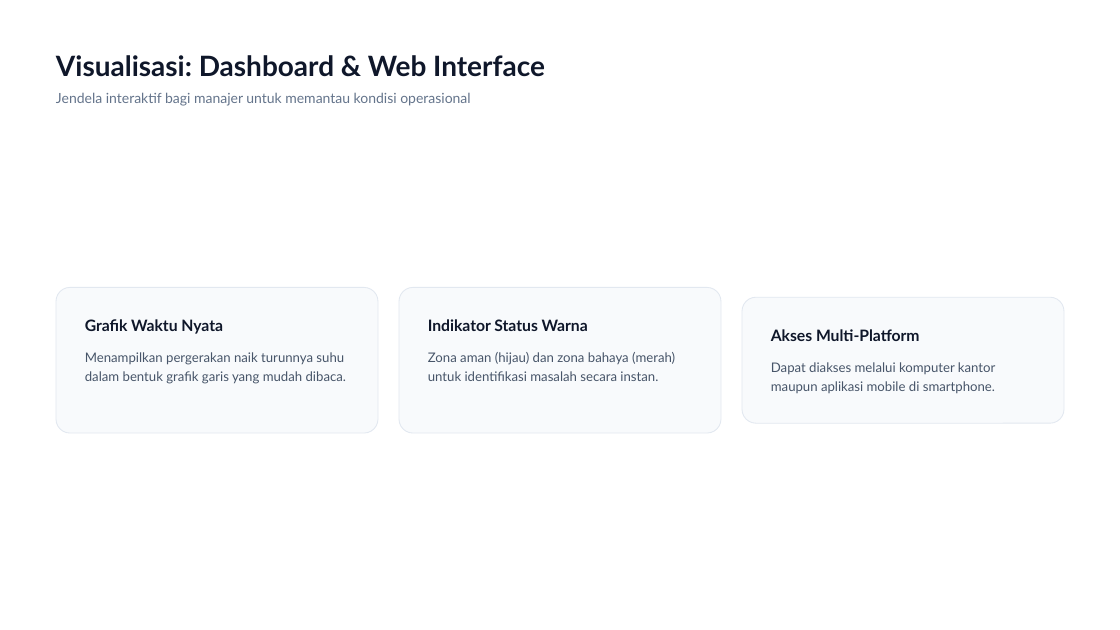
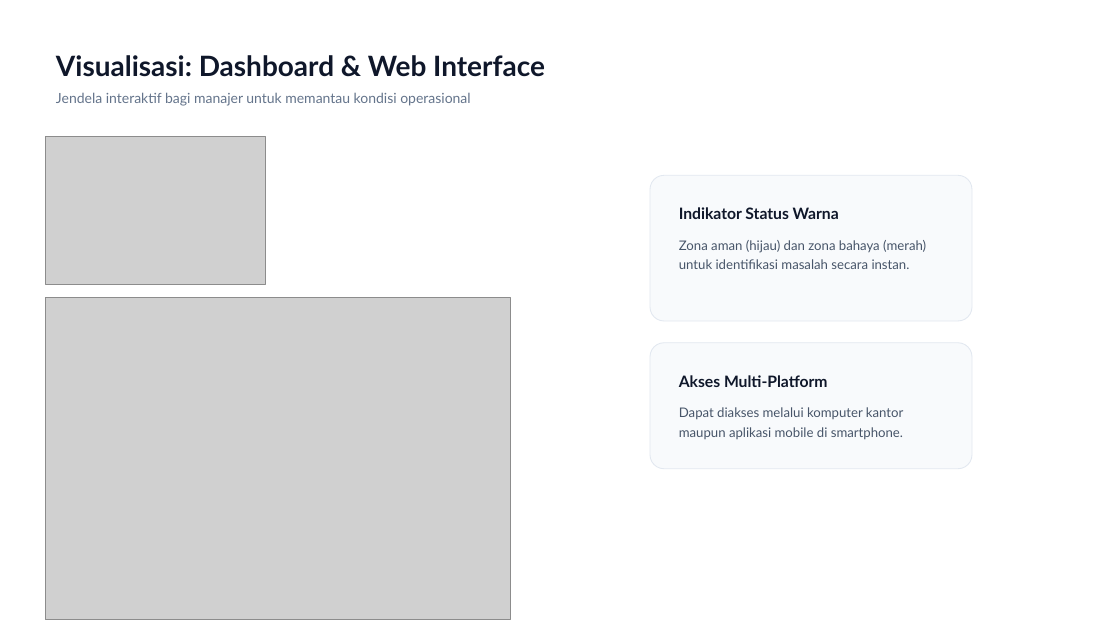
Before and after one commit to dendie851/iot-monitor-temperatur, a slide deck: slide 15 of slide-presentasi/IoT-untuk-Bisnis-Dari-Sensor-Menuju-Keputusan-Strategis.pptx. Drawn at 1120x630 pixels with LibreOffice and Linux fonts; fonts in the diff are those of the drawing; grey boxes stand for pictures. Boxes give left, top, right and bottom in pixels: in the first picture for what was removed or moved away, otherwise in the second. Text is boxed around its words. In the diff, an @@ line names an element or a change of style, - is before the commit and + after.

```diff
--- a/slide-presentasi/IoT-untuk-Bisnis-Dari-Sensor-Menuju-Keputusan-Strategis.pptx
+++ b/slide-presentasi/IoT-untuk-Bisnis-Dari-Sensor-Menuju-Keputusan-Strategis.pptx
@@ picture added at bbox=[45, 137, 266, 284] @@
@@ 2 texts, 1 rounded rectangle: place and size @@
-2 texts, 1 rounded rectangle at bbox=[399, 287, 721, 433]
+2 texts, 1 rounded rectangle at bbox=[650, 176, 972, 321]
@@ picture added at bbox=[45, 297, 511, 620] @@
@@ rounded rectangle removed at bbox=[56, 287, 378, 433] @@
@@ text removed at bbox=[85, 319, 223, 334] @@
-Grafik Waktu Nyata
@@ text removed at bbox=[85, 352, 346, 384] @@
-Menampilkan pergerakan naik turunnya suhu dalam bentuk grafik garis yang mudah dibaca.
@@ 2 texts, 1 rounded rectangle: place and size @@
-2 texts, 1 rounded rectangle at bbox=[742, 297, 1064, 423]
+2 texts, 1 rounded rectangle at bbox=[650, 343, 972, 469]
```
Also in this commit, not shown: 11 other slides changed, 1 slide removed.
